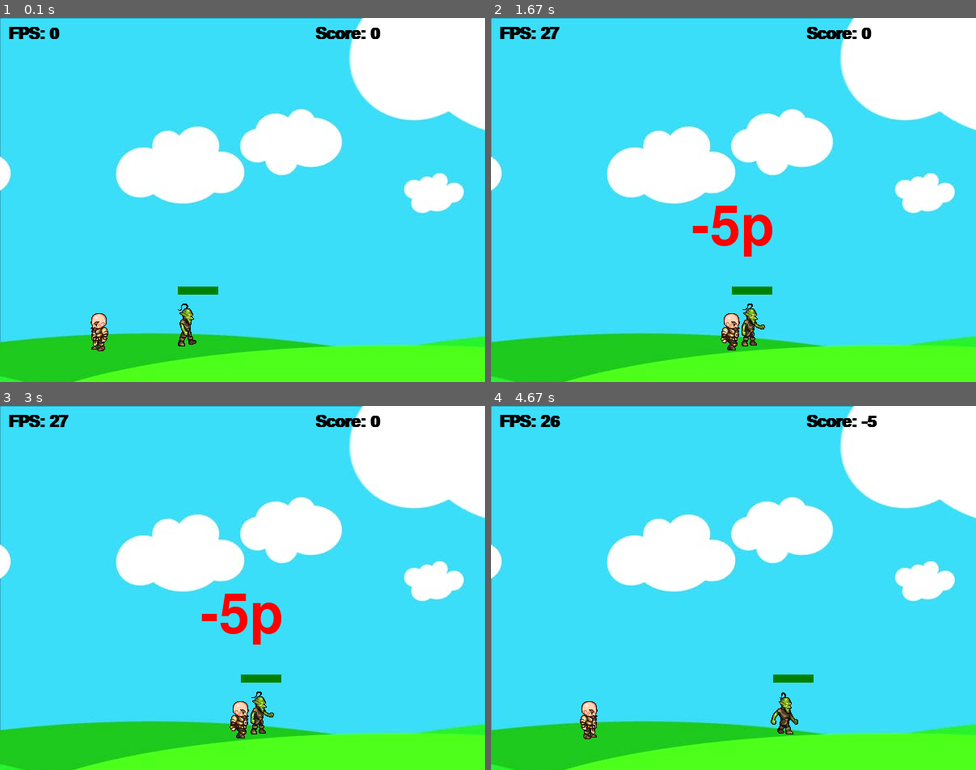
Above: before the commit, frames 1-4 (two rows, left to right).
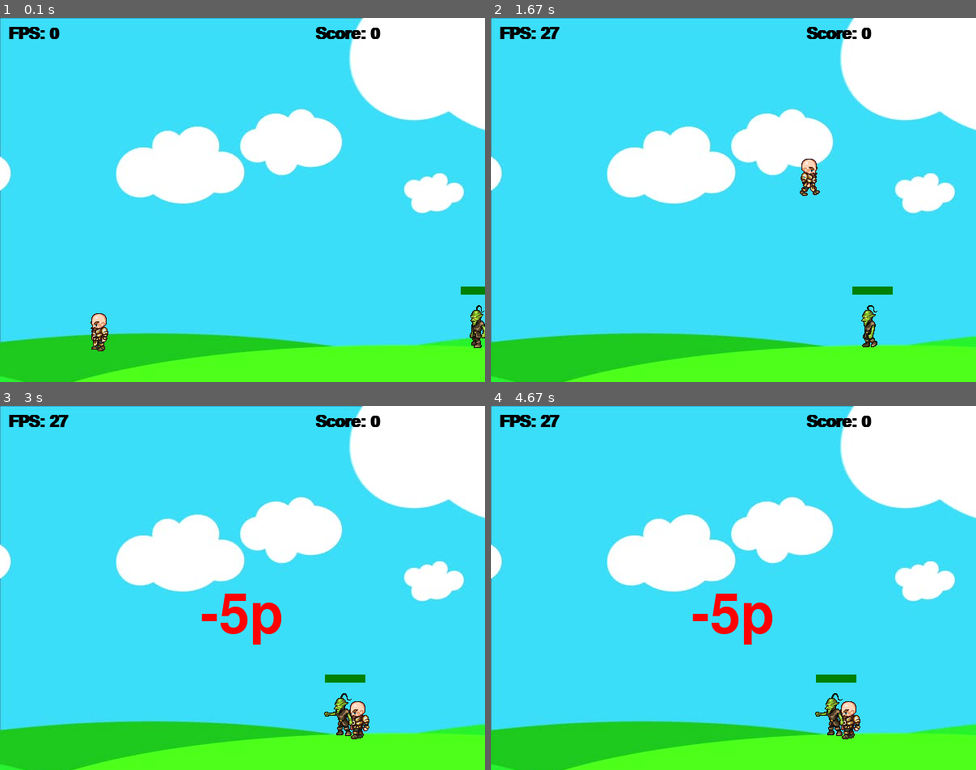
Above: after the commit, the same moments.

Repository: Tchomas/pygame_testing
Game: pygame game, started from game.py
Two runs of this game, one before a commit and one after it. Both use one fixed random seed, a clock stepped at 60 frames per second and the inputs below.
Inputs:
- Up to frame 1 (0.1 s): no input
- Up to frame 2 (1.67 s): tap Space at 0.33 s; hold Right 0.67-1.13 s; hold Up 1.17-1.47 s; hold Right from 1.5 s (still down)
- Up to frame 3 (3 s): release Right at 1.97 s; hold Left 2-2.53 s
- Up to frame 4 (4.67 s): no input

The runs differ from the first frame. In frame 1, 0.8% of the frame differs, in the area x 36-100%, y 73-91%; in frame 2, 2.3%; in frame 3, 1.6%; in frame 4, 2.6%, in the area x 12-80%, y 2-92%.

Commit message:
- Enemies now moves from the right side. - List of enemies - Enemies spawn randomly

Diff:
--- a/game.py
+++ b/game.py
@@ -71,14 +71,14 @@
             # pygame.draw.rect(win, (255, 0, 0), self.hitbox, 1)
 
     def move(self):
-        if self.vel > 0:
-            if self.x + self.vel < self.path[1]:
+        if self.vel < 0:
+            if self.x + self.vel > self.path[1]:
                 self.x += self.vel
             else:
                 self.vel = self.vel * -1
                 self.walkCount = 0
         else:
-            if self.x - self.vel > self.path[0]:
+            if self.x - self.vel < self.path[0]:
                 self.x += self.vel
             else:
                 self.vel = self.vel * -1
@@ -89,6 +89,7 @@
             self.health -= dmg
         else:
             self.visible = False
+
         self.hitCount += 1
         print("hit ", self.name, self.hitCount)
 
@@ -179,7 +180,9 @@
     text = font1.render('Score: ' + str(score), 1, (0, 0, 0))
     window.blit(text, (390, 10))
     player1.draw(window)
-    goblin.draw(window)
+
+    for enem in enemies:
+        enem.draw(window)
 
     for bullet in bullets:
         bullet.draw(window)
@@ -194,20 +197,25 @@
 
     pygame.display.update()
 
-#main
+# main
 player1 = player(90, 350, 64, 64)
-goblin = enemy(200, 350, 64, 64, 400, "goblin")
+goblin = enemy(550, 350, 64, 64, 150, "goblin")
+enemies = [goblin]
 bullets = []
 hitMarks = []
 shootLoop = 0
 font1 = pygame.font.SysFont('comicsans', 30, bold=True)
 font2 = pygame.font.SysFont('comicsans', 14)
-#mainloop
+i = 0
+# mainloop
 run = True
 while run:
-    # 27 FPS
-    #pygame.time.delay(37)
+    # max 27 FPS
     clock.tick(27)
+
+    if random.randint(0, 100) == 100:
+        enemies.append(enemy(550, 350, 64, 64, 150, "goblin" + str(i)))
+        i += 1
 
     # shoot cooldown
     if shootLoop > 0:
@@ -219,11 +227,10 @@
         if event.type == pygame.QUIT:
             run = False
 
-    if goblin.visible == True:
-        if player1.hitbox[1] < goblin.hitbox[1] + goblin.hitbox[3] and player1.hitbox[1] + player1.hitbox[3] > goblin.hitbox[1]:
-            if player1.hitbox[0] + player1.hitbox[2] > goblin.hitbox[0] and player1.hitbox[0] < goblin.hitbox[0] + goblin.hitbox[2]:
-                player1.hit()
-                score -= 5
+    if player1.hitbox[1] < goblin.hitbox[1] + goblin.hitbox[3] and player1.hitbox[1] + player1.hitbox[3] > goblin.hitbox[1]:
+        if player1.hitbox[0] + player1.hitbox[2] > goblin.hitbox[0] and player1.hitbox[0] < goblin.hitbox[0] + goblin.hitbox[2]:
+            player1.hit()
+            score -= 5
 
     for bullet in bullets:
         if bullet.y - bullet.radius < goblin.hitbox[1] + goblin.hitbox[3] and bullet.y + bullet.radius > goblin.hitbox[1]:
@@ -233,6 +240,8 @@
                 hitMarks.append(marker(bullet.x, bullet.y, str(bullet.dmg)))
                 score += 1
                 bullets.pop(bullets.index(bullet))
+                if goblin.visible == False:
+                    enemies.pop(enemies.index(goblin))
 
         if screenWidth > bullet.x > 0:
             bullet.x += bullet.vel
